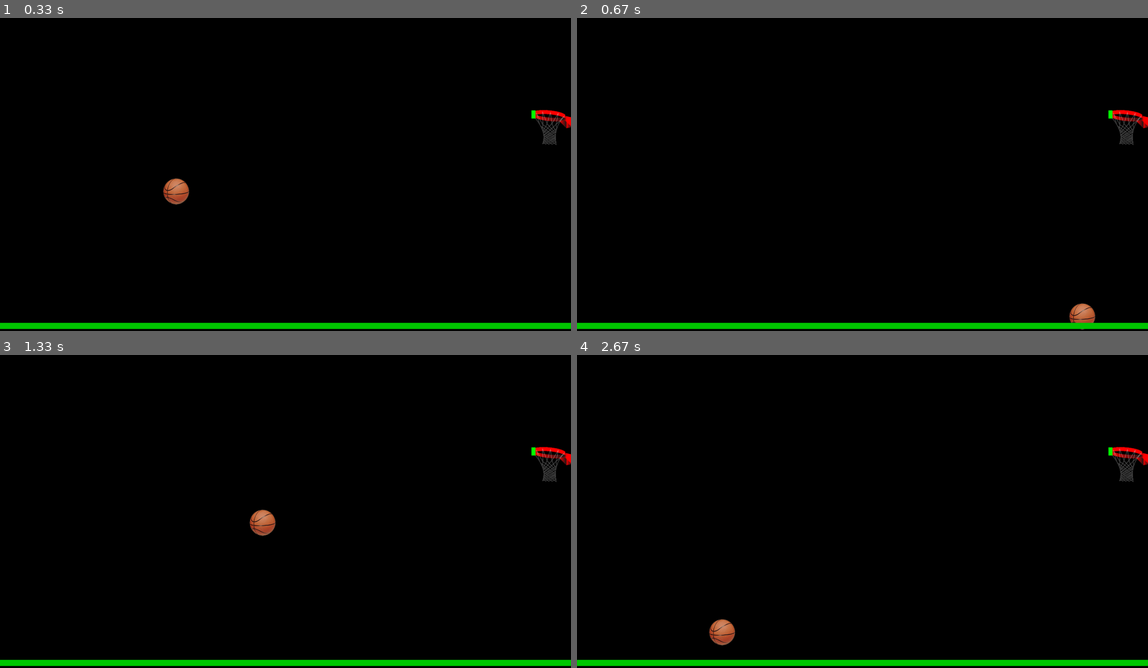
Above: before the commit, frames 1-4 (two rows, left to right).
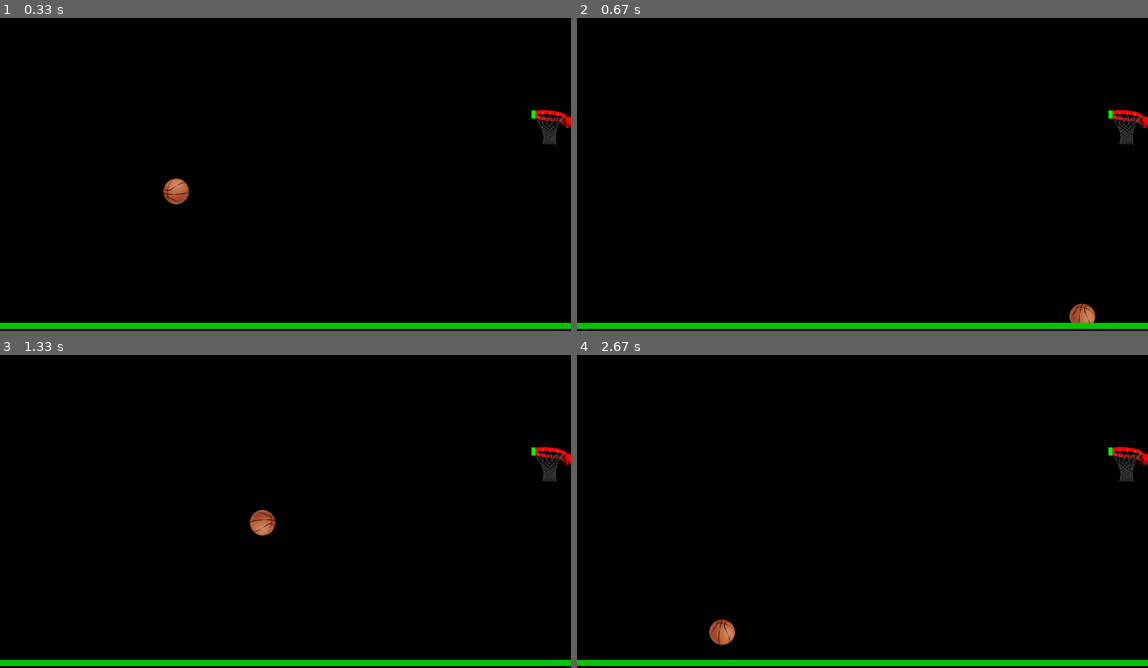
Above: after the commit, the same moments.

Repository: IGNITE-Pathways/Hoops
Game: pygame game, started from Pygame Hoops.py
Two runs of this game, one before a commit and one after it. Both use one fixed random seed, a clock stepped at 60 frames per second and the inputs below.
Inputs (mouse positions are in pixels of both pictures, inside the frame that each line leads up to):
- Up to frame 1 (0.33 s): no input
- Up to frame 2 (0.67 s): click (1045, 158) at 0.38 s
- Up to frame 3 (1.33 s): no input
- Up to frame 4 (2.67 s): no input

Frame 1 is identical in both runs. In frame 2, 0.2% of the frame differs, in the area x 86-91%, y 91-100%; in frame 3, 0.2%, in the area x 43-49%, y 49-58%; in frame 4, 0.2%.

Commit message:
work in progress

Diff:
--- a/Pygame Hoops.py
+++ b/Pygame Hoops.py
@@ -9,7 +9,7 @@
 
 clock = pygame.time.Clock()
 pygame.display.set_caption("Hoops")
-ball = pygame.image.load(r'balls/ball_1.png').convert_alpha()
+#ball = pygame.image.load(r'balls/ball_1.png').convert_alpha()
 #ball = pygame.image.load(r'ball.png').convert()
 hoop = pygame.image.load(r'hoop.png').convert()
 bx=400
@@ -22,7 +22,9 @@
 lowdamp=0.95
 bounces=0
 g=9.8
-
+balls=[]
+for i in range(1,36):
+    balls.append(pygame.image.load(r'balls/ball_'+str(i)+'.png').convert_alpha())
 def get_path(ball_pos,vx,vy):
     path=[]
     vfx = 0
@@ -105,9 +107,11 @@
 
 # Rsets the field given the ball position
 def reset_field(ball_pos,degree=0):
+    if degree<0 or degree>35:
+        degree=0
     screen.fill(black)
-    pygame.Surface.set_colorkey (ball, [0,0,0])
-    screen.blit(ball, (ball_pos[0], ball_pos[1]))
+    pygame.Surface.set_colorkey (balls[degree], [0,0,0])
+    screen.blit(balls[degree], (ball_pos[0], ball_pos[1]))
     pygame.Surface.set_colorkey (hoop, [0,0,0])
     screen.blit(hoop, (hx, hy))
     pygame.draw.rect(screen,(0,200,0),Rect(0,screenHeight - 20,screenWidth,15))
@@ -124,7 +128,9 @@
          return
      for a in path:
         time.sleep(.02)
-        reset_field((a[0]-round(ball_size/2),a[1]-round(ball_size/2)))
+        degree=round(round(a[0]%68)/2)
+        print("degree", degree)
+        reset_field((a[0]-round(ball_size/2),a[1]-round(ball_size/2)),degree=degree)
         pygame.display.update()
         rim = pygame.Rect(hx,hy+10,95,20)
         if a == collision_point:
@@ -162,7 +168,7 @@
                 reset_field((bx,by))
                 if event.button==1:
                     #print("shoot done",event.pos[0],event.pos[1] )
-                    screen.blit(ball, (bx, by))
+                    #screen.blit(ball, (bx, by))
                     path, collision_point, vx, vy  = calc_trajectory(lastPos)
                     for a in path:
                         time.sleep(.02)
